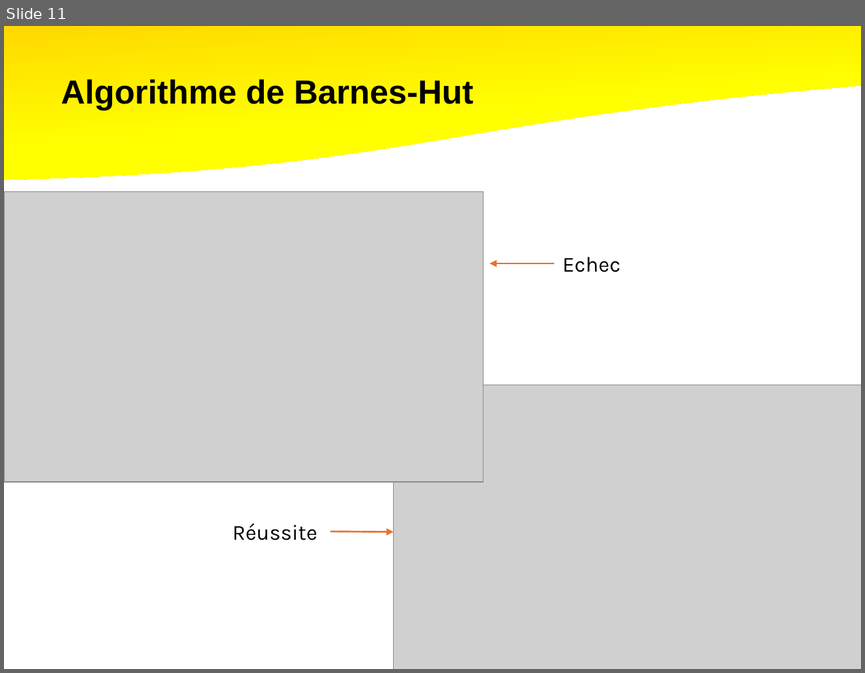
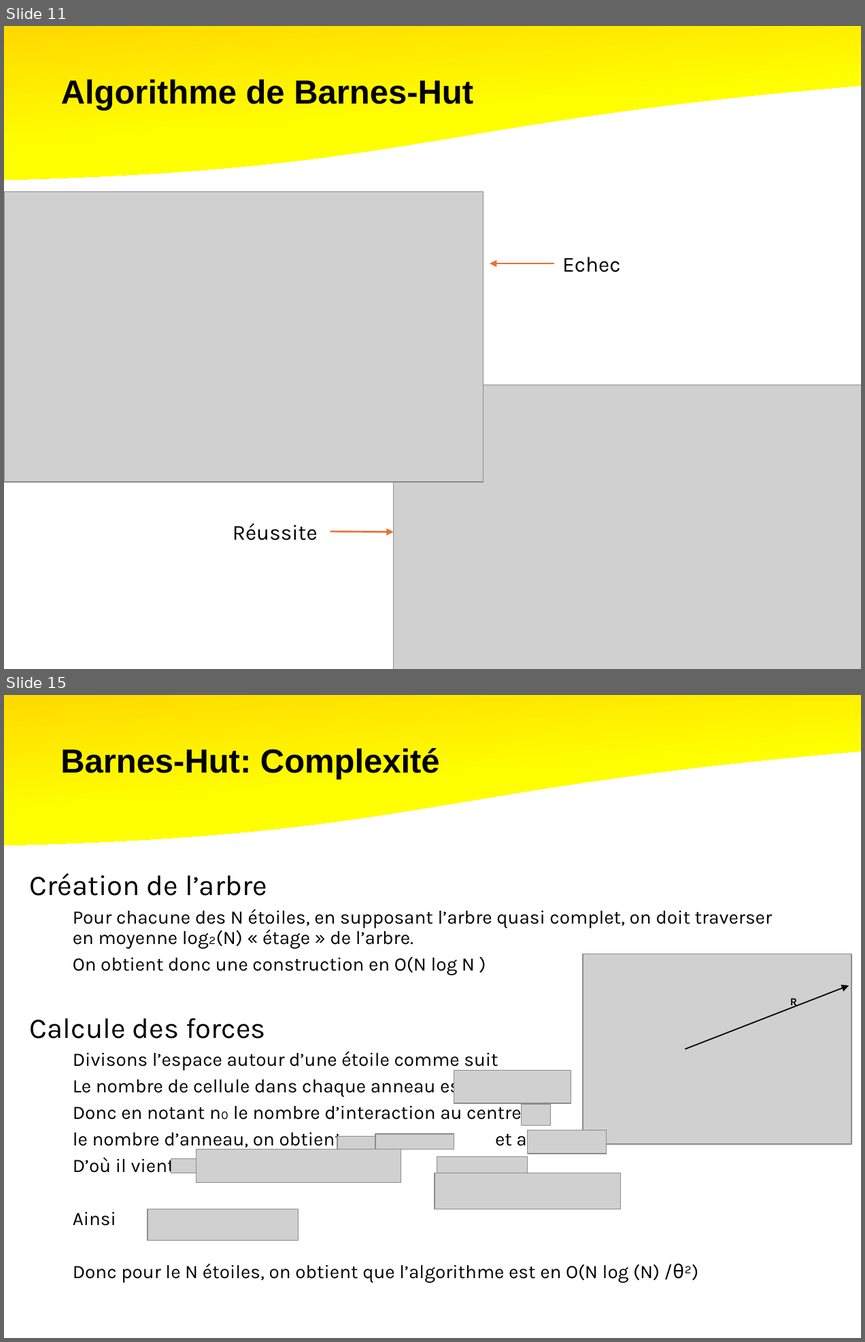
Before and after one commit to rfaucon2/TIPI_Spe, a slide deck: Diapo/TIPE-Spe.pptx. Shown one above the other, each under a label of ours: slide 11 before the commit, slides 11 and 15 after it; the slides between them are not shown. The pictures are 865x673 and 865x1342 pixels, drawn with LibreOffice and Linux fonts; fonts in the diff are those of the drawing; grey boxes stand for pictures. Boxes give left, top, right and bottom in pixels: in the first picture for what was removed or moved away, otherwise in the second. Text is boxed around its words. In the diff, an @@ line names an element or a change of style, - is before the commit and + after.

```diff
--- a/Diapo/TIPE-Spe.pptx
+++ b/Diapo/TIPE-Spe.pptx
@@ slide 15 added at bbox=[4, 695, 861, 1338], background #FFFFFF @@
@@ flow chart document added at bbox=[4, 695, 861, 858], fill gradient #FFC000 to #FFFF00 @@
@@ text added at bbox=[60, 748, 440, 779], 28 pt, text #000000, bold @@
+Barnes-Hut: Complexité
@@ text added at bbox=[30, 873, 772, 1283], 16 pt, text #000000 @@
+Création de l’arbre
+  Pour chacune des N étoiles, en supposant l’arbre quasi complet, on doit traverser en moyenne log₂(N) « étage » de l’arbre.
+  On obtient donc une construction en O(N log N )
+Calcule des forces
+  Divisons l’espace autour d’une étoile comme suit
+  Le nombre de cellule dans chaque anneau est
+  Donc en notant n₀ le nombre d’interaction au centre et
+  le nombre d’anneau, on obtient et avec
+  D’où il vient par
+  et
+  Ainsi
+  Donc pour le N étoiles, on obtient que l’algorithme est en O(N log (N) /θ²)
@@ picture added at bbox=[582, 954, 851, 1144] @@
@@ arrow added from (685, 1049) to (849, 985), #000000 1 pt @@
@@ text added at bbox=[790, 998, 797, 1008], 9 pt, text #000000, bold @@
+R
@@ picture added at bbox=[454, 1070, 570, 1104] @@
@@ picture added at bbox=[521, 1104, 551, 1125] @@
@@ picture added at bbox=[337, 1136, 375, 1149] @@
@@ picture added at bbox=[375, 1134, 454, 1149] @@
@@ picture added at bbox=[528, 1130, 606, 1153] @@
@@ picture added at bbox=[171, 1159, 196, 1173] @@
@@ picture added at bbox=[196, 1149, 400, 1183] @@
@@ picture added at bbox=[436, 1156, 528, 1174] @@
@@ picture added at bbox=[434, 1173, 620, 1209] @@
@@ picture added at bbox=[147, 1209, 298, 1240] @@
```
Also in this commit, not shown: 3 slides changed, 8 other slides added, 4 slides removed, 8 other files.
